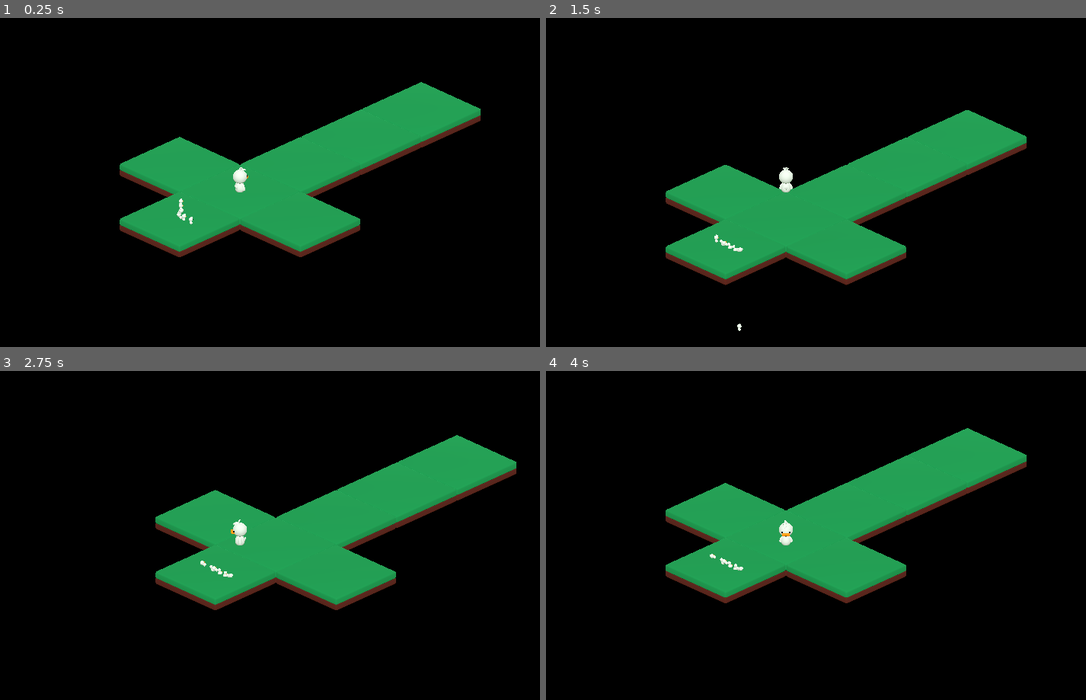
Above: before the commit, frames 1-4 (two rows, left to right).
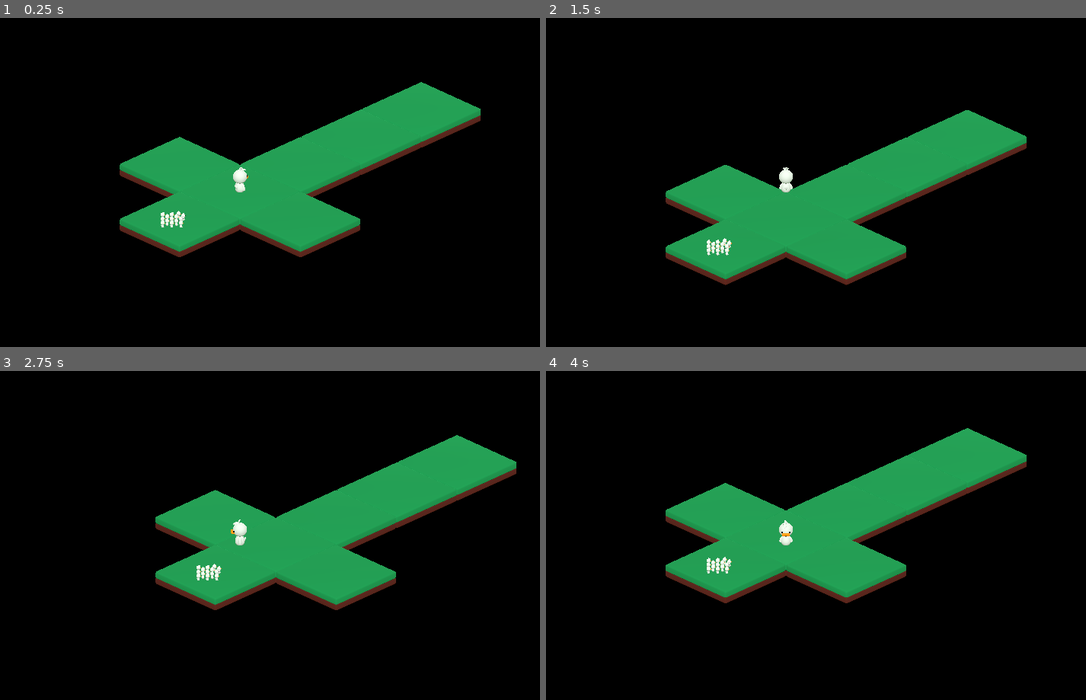
Above: after the commit, the same moments.

Repository: felipefcm/block-puzzle
Game: Godot game, scene res://levels/level_base.tscn
Two runs of this game, one before a commit and one after it. Both use one fixed random seed, a clock stepped at 60 frames per second and the inputs below.
Inputs:
- Up to frame 1 (0.25 s): no input
- Up to frame 2 (1.5 s): hold Up (ui_up) from 0.53 s (still down)
- Up to frame 3 (2.75 s): release Up (ui_up) at 2.03 s; hold Left (ui_left) from 2.03 s (still down)
- Up to frame 4 (4 s): release Left (ui_left) at 3.53 s; hold Down (ui_down) from 3.53 s (still down)

The runs differ from the first frame. In frame 1, 0.2% of the frame differs, in the area x 29-36%, y 54-64%; in frame 2, 0.2%, in the area x 29-37%, y 65-96%; in frame 3, 0.2%; in frame 4, 0.2%.

Commit message:
duckling group

Diff:
--- a/entities/duckling_group.tscn
+++ b/entities/duckling_group.tscn
@@ -5,3 +5,43 @@
 [node name="DucklingGroup" type="Node3D"]
 
 [node name="Duckling" parent="." instance=ExtResource("1_g2704")]
+transform = Transform3D(1, 0, 0, 0, 1, 0, 0, 0, 1, -0.233172, 0, 0)
+
+[node name="Duckling14" parent="." instance=ExtResource("1_g2704")]
+transform = Transform3D(1, 0, 0, 0, 1, 0, 0, 0, 1, 0.227619, 0, 0)
+
+[node name="Duckling2" parent="." instance=ExtResource("1_g2704")]
+transform = Transform3D(1, 0, 0, 0, 1, 0, 0, 0, 1, 0, 0, -0.449687)
+
+[node name="Duckling11" parent="." instance=ExtResource("1_g2704")]
+transform = Transform3D(1, 0, 0, 0, 1, 0, 0, 0, 1, -0.460791, 0, -0.449687)
+
+[node name="Duckling6" parent="." instance=ExtResource("1_g2704")]
+transform = Transform3D(1, 0, 0, 0, 1, 0, 0, 0, 1, 0.45524, 0, -0.449687)
+
+[node name="Duckling7" parent="." instance=ExtResource("1_g2704")]
+transform = Transform3D(1, 0, 0, 0, 1, 0, 0, 0, 1, 0.45524, 0, -0.910478)
+
+[node name="Duckling12" parent="." instance=ExtResource("1_g2704")]
+transform = Transform3D(1, 0, 0, 0, 1, 0, 0, 0, 1, 0.899375, 0, -0.910478)
+
+[node name="Duckling8" parent="." instance=ExtResource("1_g2704")]
+transform = Transform3D(1, 0, 0, 0, 1, 0, 0, 0, 1, 0.45524, 0, -1.36572)
+
+[node name="Duckling3" parent="." instance=ExtResource("1_g2704")]
+transform = Transform3D(1, 0, 0, 0, 1, 0, 0, 0, 1, 0, 0, -0.904927)
+
+[node name="Duckling10" parent="." instance=ExtResource("1_g2704")]
+transform = Transform3D(1, 0, 0, 0, 1, 0, 0, 0, 1, -0.460791, 0, -0.904927)
+
+[node name="Duckling13" parent="." instance=ExtResource("1_g2704")]
+transform = Transform3D(1, 0, 0, 0, 1, 0, 0, 0, 1, -0.910478, 0, -0.904927)
+
+[node name="Duckling4" parent="." instance=ExtResource("1_g2704")]
+transform = Transform3D(1, 0, 0, 0, 1, 0, 0, 0, 1, 0, 0, -1.36017)
+
+[node name="Duckling9" parent="." instance=ExtResource("1_g2704")]
+transform = Transform3D(1, 0, 0, 0, 1, 0, 0, 0, 1, -0.455239, 0, -1.36017)
+
+[node name="Duckling5" parent="." instance=ExtResource("1_g2704")]
+transform = Transform3D(1, 0, 0, 0, 1, 0, 0, 0, 1, 0, 0, -1.80985)
--- a/levels/level_base.tscn
+++ b/levels/level_base.tscn
@@ -3,12 +3,12 @@
 [ext_resource type="PackedScene" uid="uid://gc6hl21okehk" path="res://entities/duck.tscn" id="1_112i5"]
 [ext_resource type="Script" path="res://scripts/level.gd" id="1_tie8f"]
 [ext_resource type="PackedScene" uid="uid://5itmebhfsafj" path="res://blocks/grass_floor.tscn" id="2_pl3b6"]
-[ext_resource type="PackedScene" uid="uid://bghpylwb5i3o5" path="res://entities/duckling.tscn" id="7_h4e6s"]
+[ext_resource type="PackedScene" uid="uid://br8damcxp4j72" path="res://entities/duckling_group.tscn" id="3_bwsrp"]
 
 [node name="Level" type="Node3D"]
 script = ExtResource("1_tie8f")
 playerScene = ExtResource("1_112i5")
-ducklingScene = ExtResource("7_h4e6s")
+ducklingScene = ExtResource("3_bwsrp")
 
 [node name="Sun" type="DirectionalLight3D" parent="."]
 transform = Transform3D(-0.707107, 0.5, -0.5, 3.09086e-08, 0.707107, 0.707107, 0.707107, 0.5, -0.5, 1, 8, -13)
--- a/scripts/level.gd
+++ b/scripts/level.gd
@@ -21,7 +21,7 @@
 	if(duck.global_position.y <= -4.0): spawnPlayer()
 
 	for duckling in ducklings:
-		if(is_instance_valid(duckling) and duckling.global_position.y <= -8.0):
+		if(is_instance_valid(duckling) and duckling.global_position.y <= -10.0):
 			duckling.queue_free()
 
 
@@ -35,10 +35,12 @@
 
 
 func spawnDucklings():
-	for x in range(7):
-		var duckling = ducklingScene.instantiate()
+	var ducklingGroup = ducklingScene.instantiate()
+	add_child(ducklingGroup)
+	ducklingGroup.global_position = ducklingSpawnPoint.global_position
+
+	var dls = ducklingGroup.get_children()
+
+	for duckling in dls:
 		duckling.duck = duck
-
 		ducklings.push_back(duckling)
-		add_child(duckling)
-		duckling.global_position = ducklingSpawnPoint.global_position
